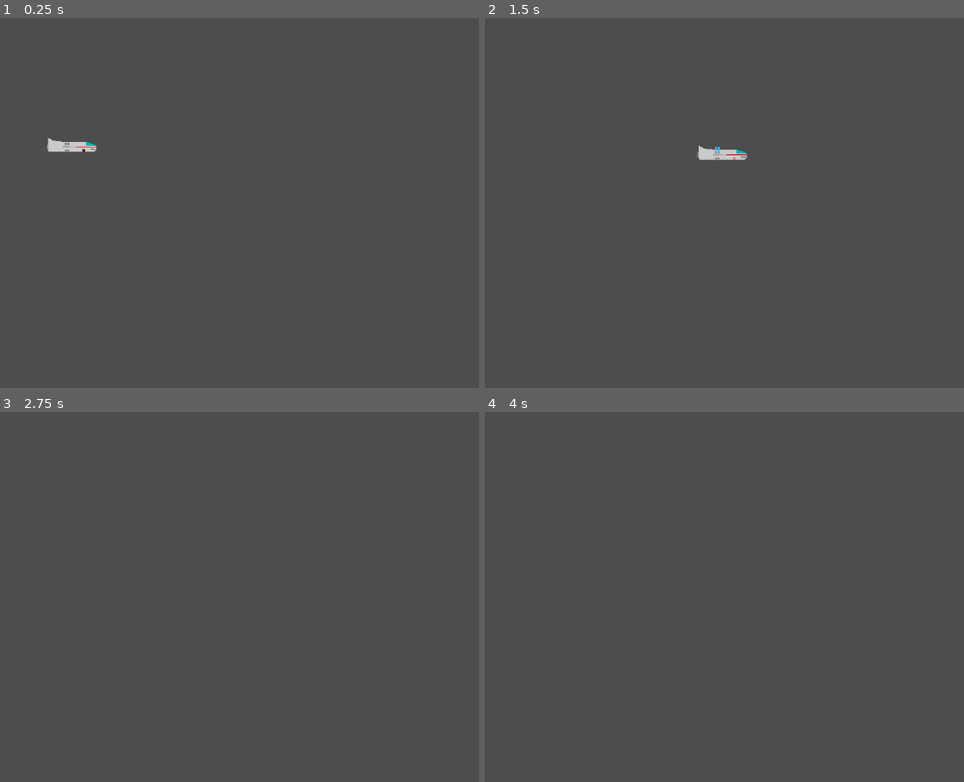
Above: before the commit, frames 1-4 (two rows, left to right).
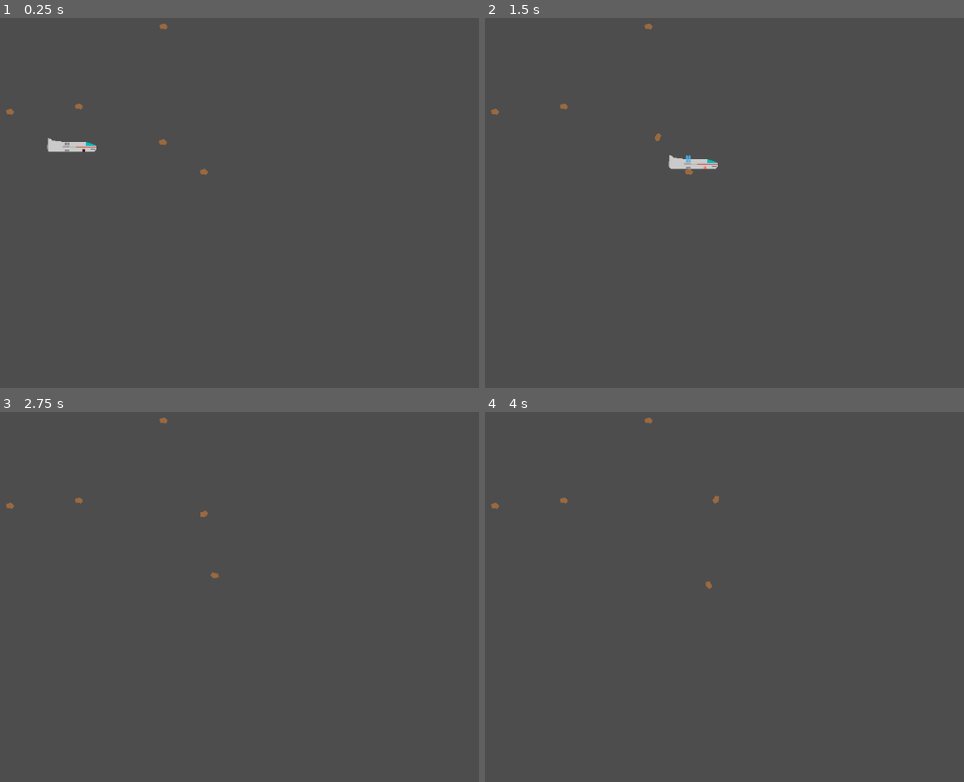
Above: after the commit, the same moments.

Repository: fractalate/space-hazard
Game: Godot game, scene res://main.tscn
Same seed, same stepped clock (60 frames per second), same inputs: the game is played once before the commit and once after it.
Inputs:
- Up to frame 1 (0.25 s): no input
- Up to frame 2 (1.5 s): tap Enter at 0.5 s; hold Right (right) 0.53-1.28 s; hold Down (down) from 1.28 s (still down)
- Up to frame 3 (2.75 s): release Down (down) at 2.03 s; hold Right (right) from 2.03 s (still down)
- Up to frame 4 (4 s): release Right (right) at 2.78 s; hold Up (up) 2.78-3.53 s; tap Space at 3.5 s; hold Left (left) from 3.53 s (still down)

The runs differ from the first frame. In frame 1, 0.1% of the frame differs, in the area x 1-44%, y 1-43%; in frame 2, 0.7%, in the area x 1-55%, y 1-43%; in frame 3, 0.1%; in frame 4, 0.1%.

Commit message:
Several Rocks Are Added to the Demo Level

Diff:
--- a/levels/demo/level_demo.tscn
+++ b/levels/demo/level_demo.tscn
@@ -1,8 +1,24 @@
-[gd_scene load_steps=2 format=3 uid="uid://chhklldatd5vr"]
+[gd_scene load_steps=3 format=3 uid="uid://chhklldatd5vr"]
 
 [ext_resource type="PackedScene" uid="uid://4uwevmfeg3t2" path="res://ship/player_ship.tscn" id="1_7y8bw"]
+[ext_resource type="PackedScene" uid="uid://dryjjptiwl2h4" path="res://hazards/rock.tscn" id="2_ku614"]
 
 [node name="LevelDemo" type="Node2D"]
 
 [node name="PlayerShip" parent="." instance=ExtResource("1_7y8bw")]
 position = Vector2(559, 268)
+
+[node name="Rock" parent="." instance=ExtResource("2_ku614")]
+position = Vector2(545, 210)
+
+[node name="Rock2" parent="." instance=ExtResource("2_ku614")]
+position = Vector2(672, 264)
+
+[node name="Rock3" parent="." instance=ExtResource("2_ku614")]
+position = Vector2(441, 218)
+
+[node name="Rock4" parent="." instance=ExtResource("2_ku614")]
+position = Vector2(673, 89)
+
+[node name="Rock5" parent="." instance=ExtResource("2_ku614")]
+position = Vector2(734, 309)
